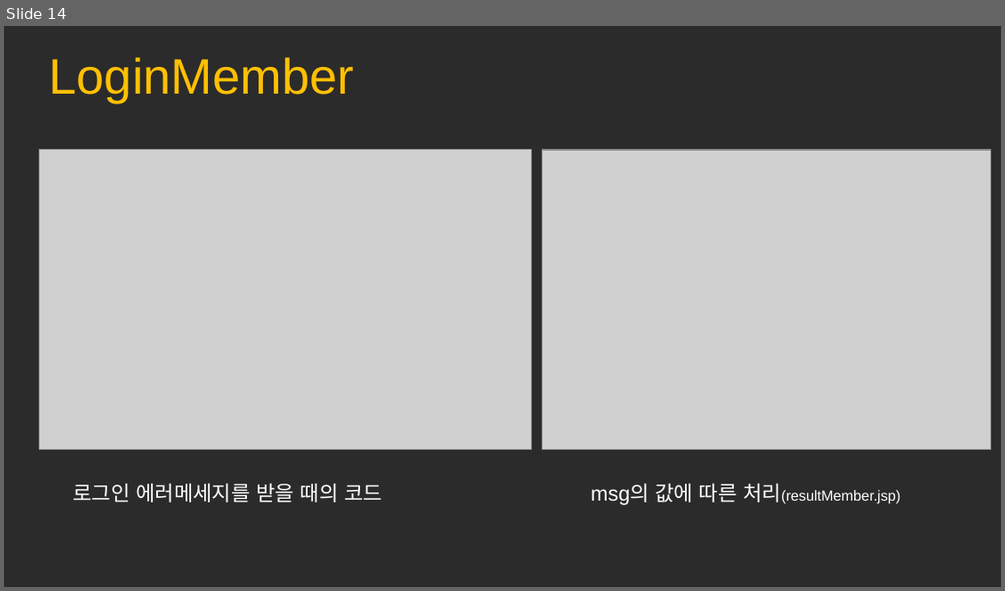
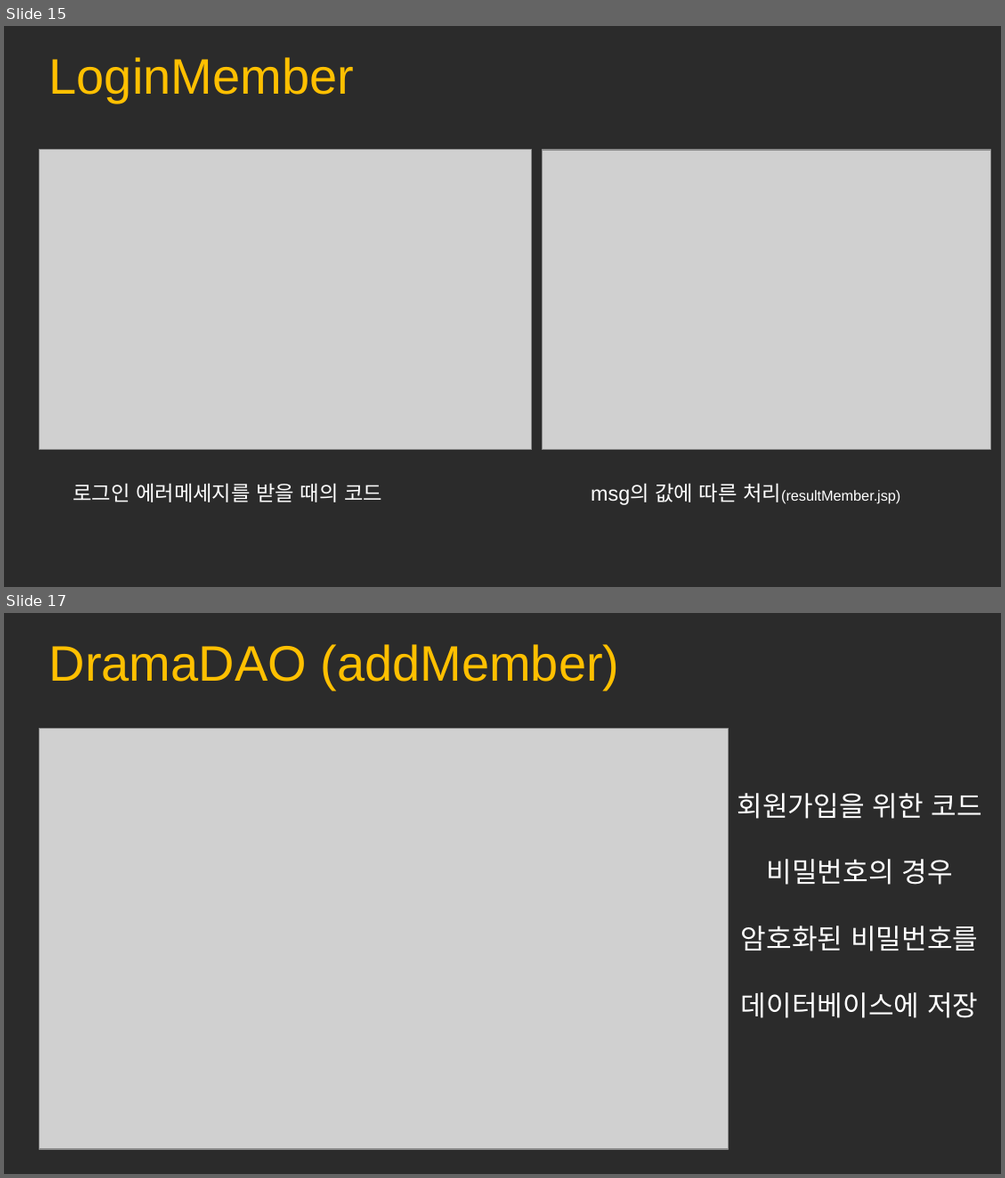
Before and after one commit to mina0502/portfolio, a slide deck: jsp/JSP.pptx. Shown one above the other, each under a label of ours: slide 14 before the commit, slides 15 and 17 after it; the slides between them are not shown. The pictures are 1005x591 and 1005x1178 pixels, drawn with LibreOffice and Linux fonts; fonts in the diff are those of the drawing; grey boxes stand for pictures; background and template pictures are left out; a plain dark background stands for a picture behind light text. Boxes give left, top, right and bottom in pixels: in the first picture for what was removed or moved away, otherwise in the second. Text is boxed around its words. In the diff, an @@ line names an element or a change of style, - is before the commit and + after.

```diff
--- a/jsp/JSP.pptx
+++ b/jsp/JSP.pptx
@@ slide 17 added at [4,613,1001,1174], background picture (left out) @@
@@ text added at [49,644,619,690], 36 pt, text #FFC000 @@
+DramaDAO (addMember)
@@ picture added at [39,729,728,1150] @@
@@ text added at [737,793,982,1018], 20 pt, text #FFFFFF @@
+회원가입을 위한 코드
+비밀번호의 경우
+암호화된 비밀번호를
+데이터베이스에 저장
@@ what was slide 14 is now slide 15 @@
```
Also in this commit, not shown: 3 slides changed, 25 other slides added, 1 slide removed.
